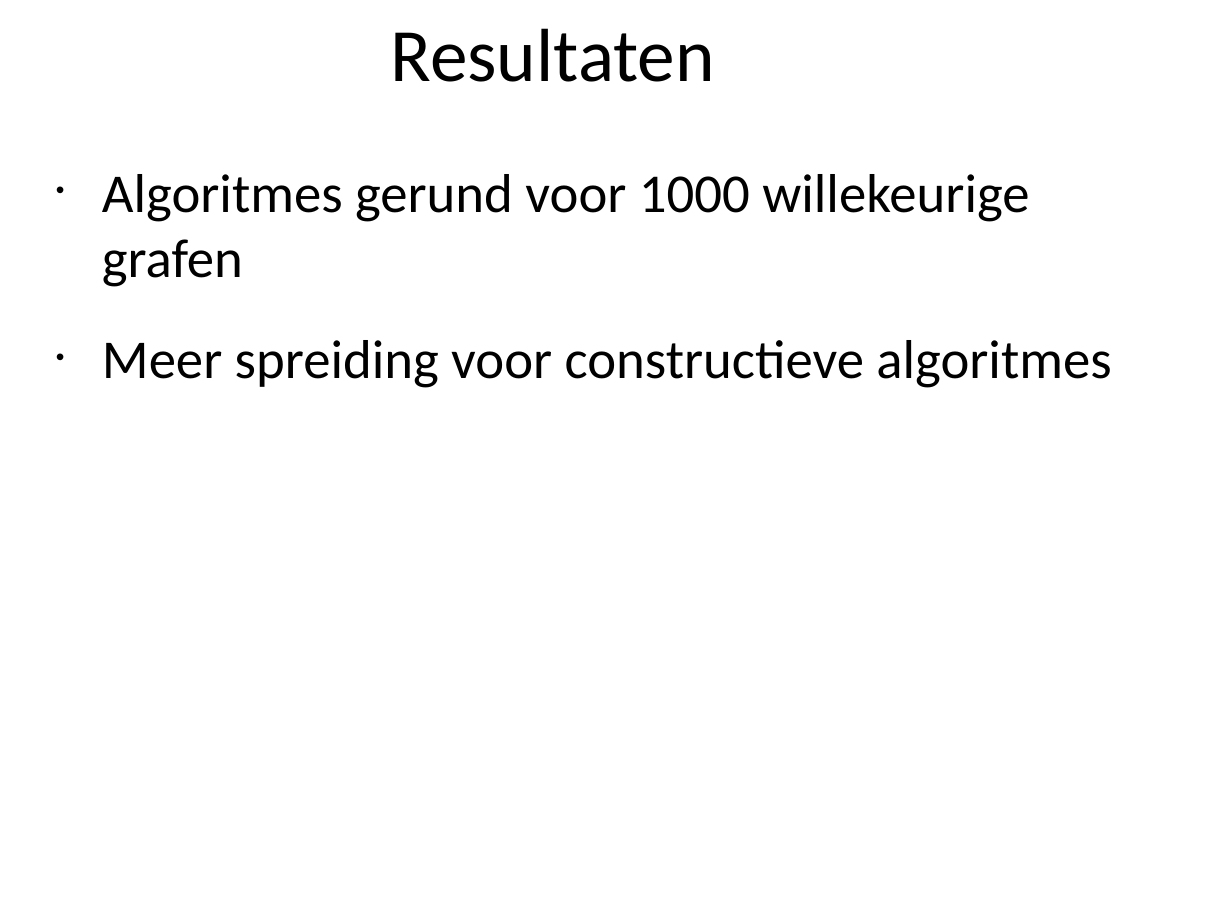
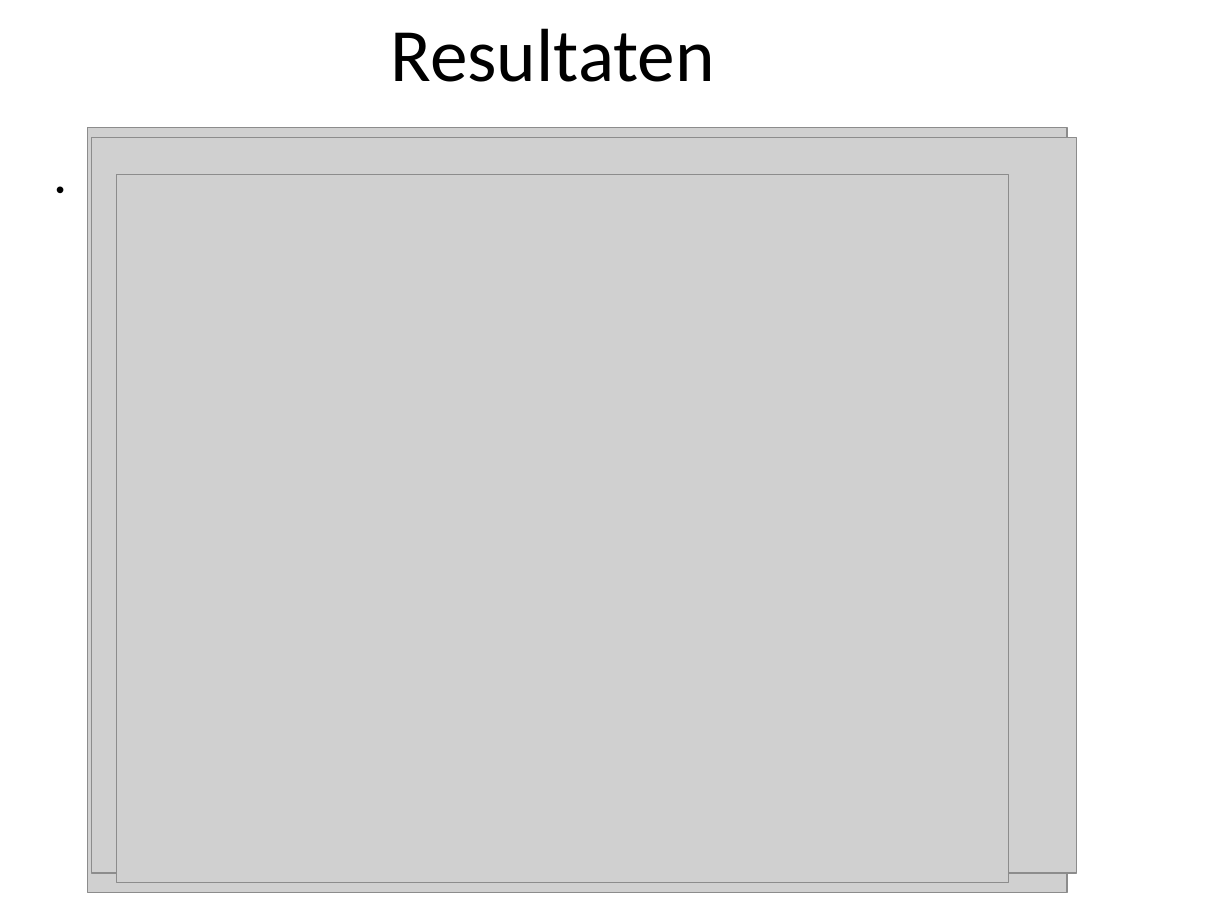
Before and after one commit to marten2/Heuristieken, a slide deck: slide 8 of Graafkleuring1.ppt. Drawn at 1232x924 pixels with LibreOffice and Linux fonts; fonts in the diff are those of the drawing; grey boxes stand for pictures; background and template pictures are left out. Boxes give left, top, right and bottom in pixels: in the first picture for what was removed or moved away, otherwise in the second. Text is boxed around its words. In the diff, an @@ line names an element or a change of style, - is before the commit and + after.

```diff
--- a/Graafkleuring1.ppt
+++ b/Graafkleuring1.ppt
@@ picture added at (x1=87, y1=128, x2=1067, y2=892) @@
@@ picture added at (x1=91, y1=138, x2=1077, y2=873) @@
@@ text "Algoritmes gerund voor 1000 willekeurige ..." at (x1=102, y1=174, x2=1029, y2=291): indent changed @@
@@ picture added at (x1=116, y1=175, x2=1008, y2=883) @@
@@ text at (x1=102, y1=340, x2=1111, y2=388): paragraph removed @@
-• Meer spreiding voor constructieve algoritmes
```
Also in this commit, not shown: 9 other slides changed.
